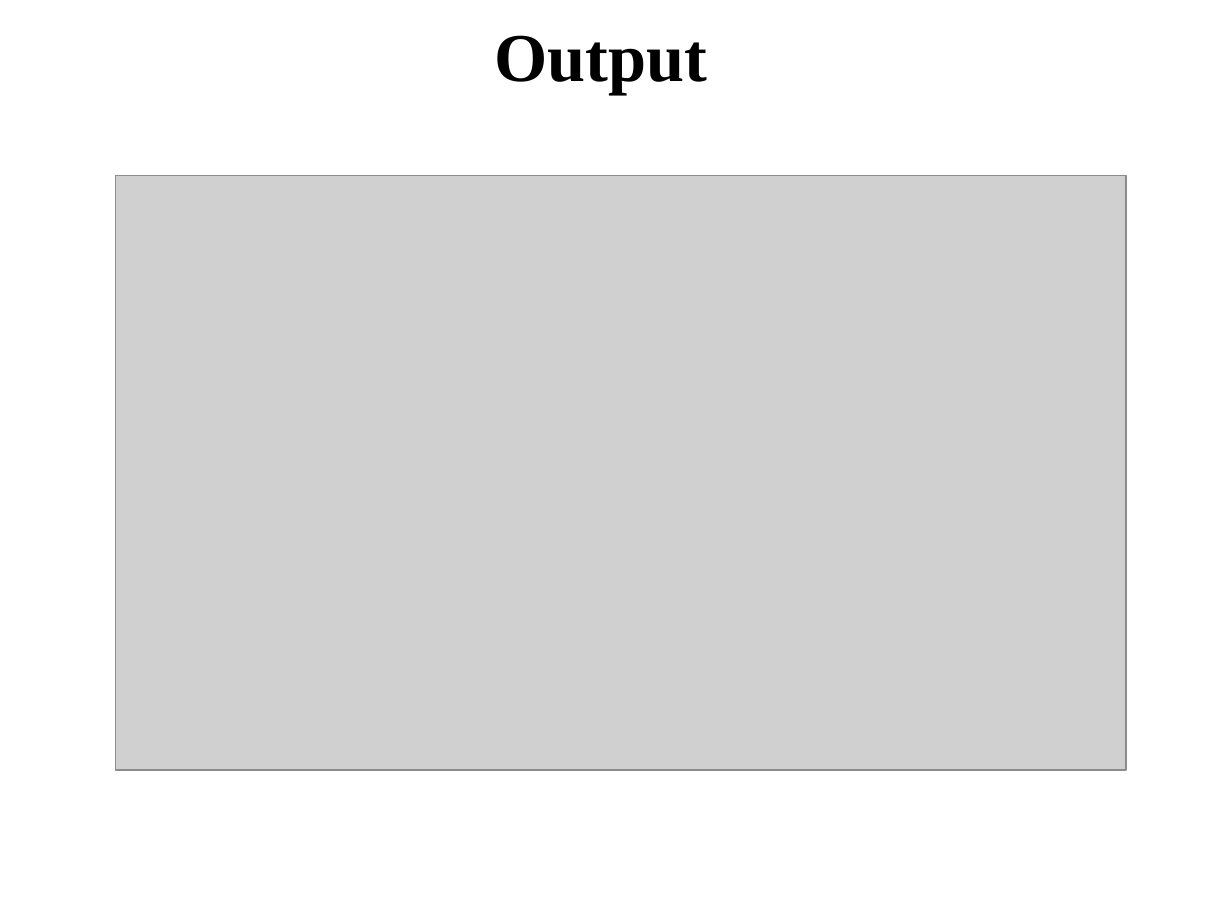
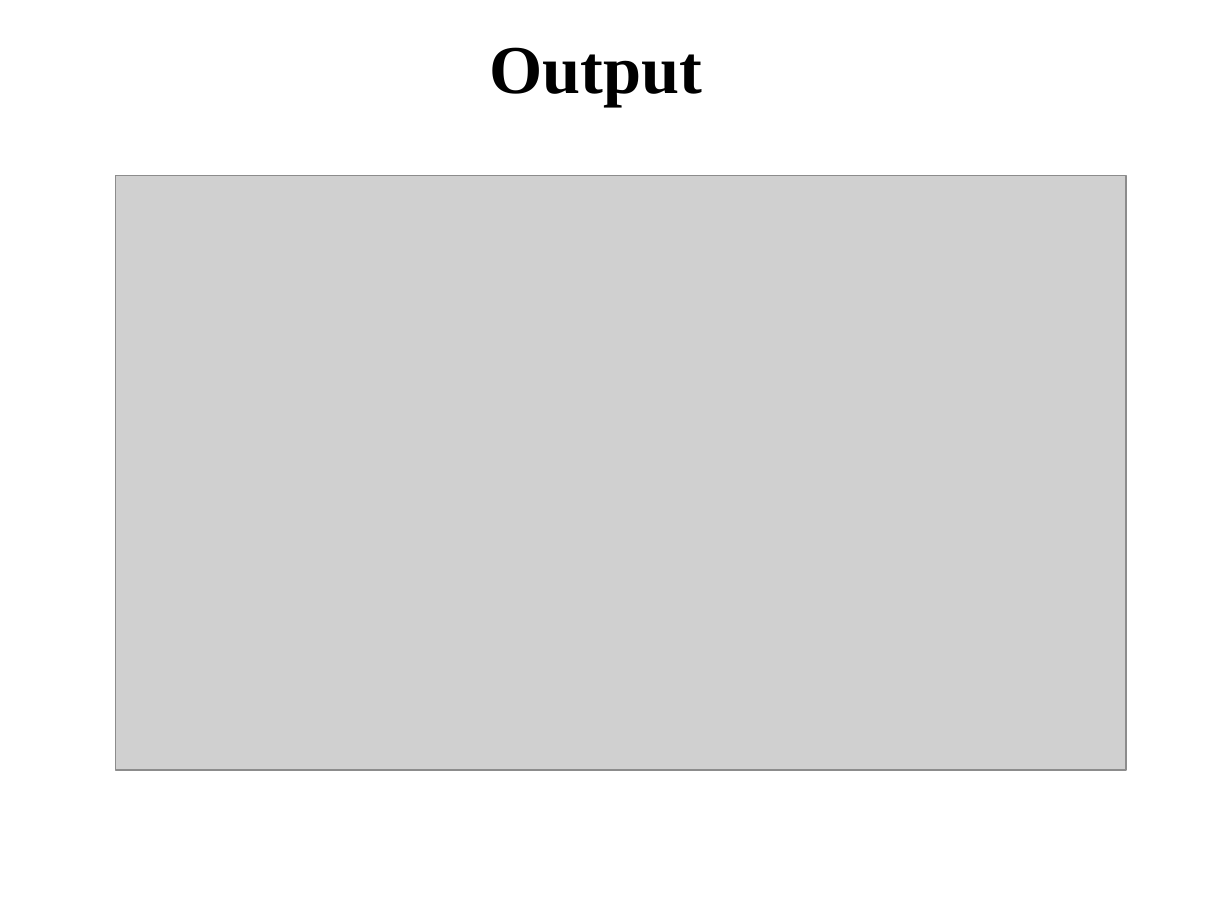
Before and after one commit to thanmai59/BVRITHYDERABAD, a slide deck: slide 9 of CSE/CSE Major Projects - 2017_21/Music Genre Classification using ML algorithms/FinalReview.pptx (slide 7 before the commit). Drawn at 1232x924 pixels with LibreOffice and Linux fonts; fonts in the diff are those of the drawing; grey boxes stand for pictures; background and template pictures are left out. Boxes give left, top, right and bottom in pixels: in the first picture for what was removed or moved away, otherwise in the second. Text is boxed around its words. In the diff, an @@ line names an element or a change of style, - is before the commit and + after.

```diff
--- a/CSE/CSE Major Projects - 2017_21/Music Genre Classification using ML algorithms/FinalReview.pptx
+++ b/CSE/CSE Major Projects - 2017_21/Music Genre Classification using ML algorithms/FinalReview.pptx
@@ text "Output": place and size @@
-text "Output" at [494, 35, 707, 94]
+text "Output" at [490, 47, 703, 107]
```
Also in this commit, not shown: 7 other slides changed, 4 slides added.
